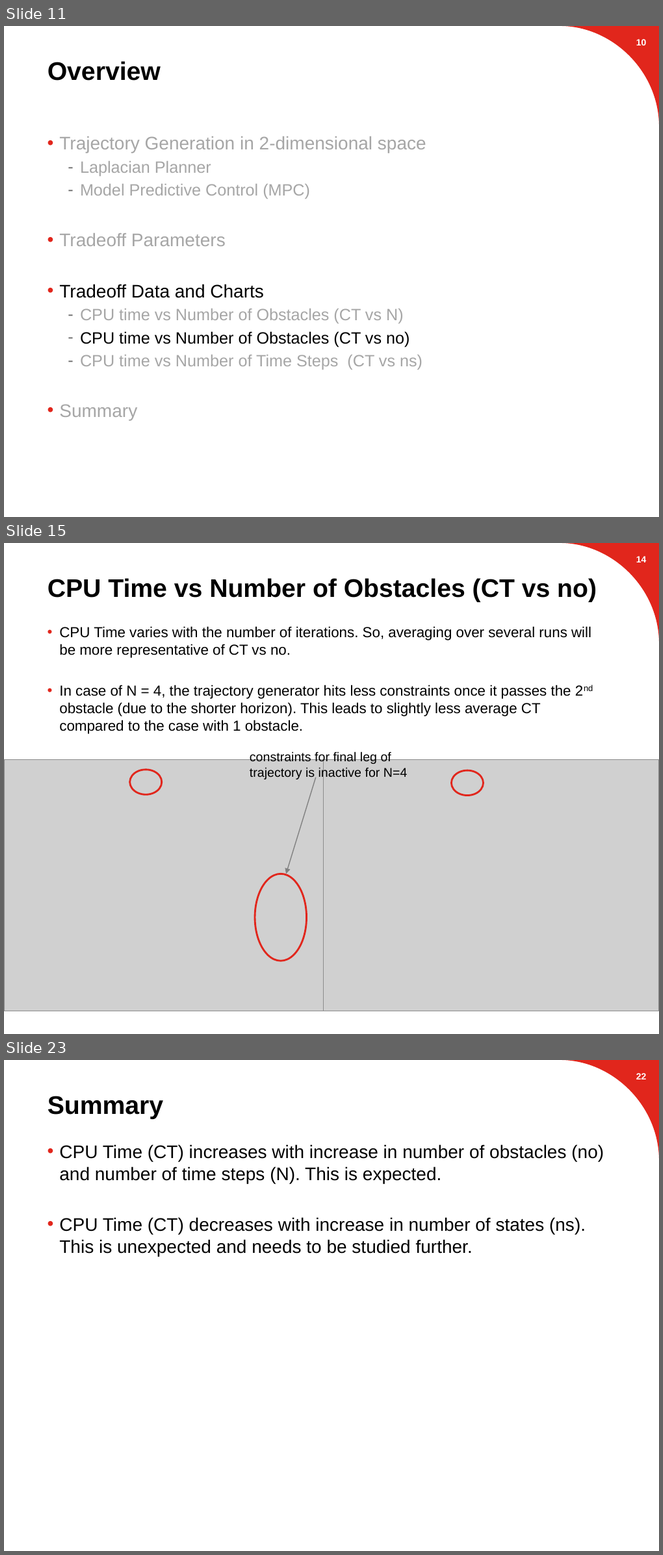
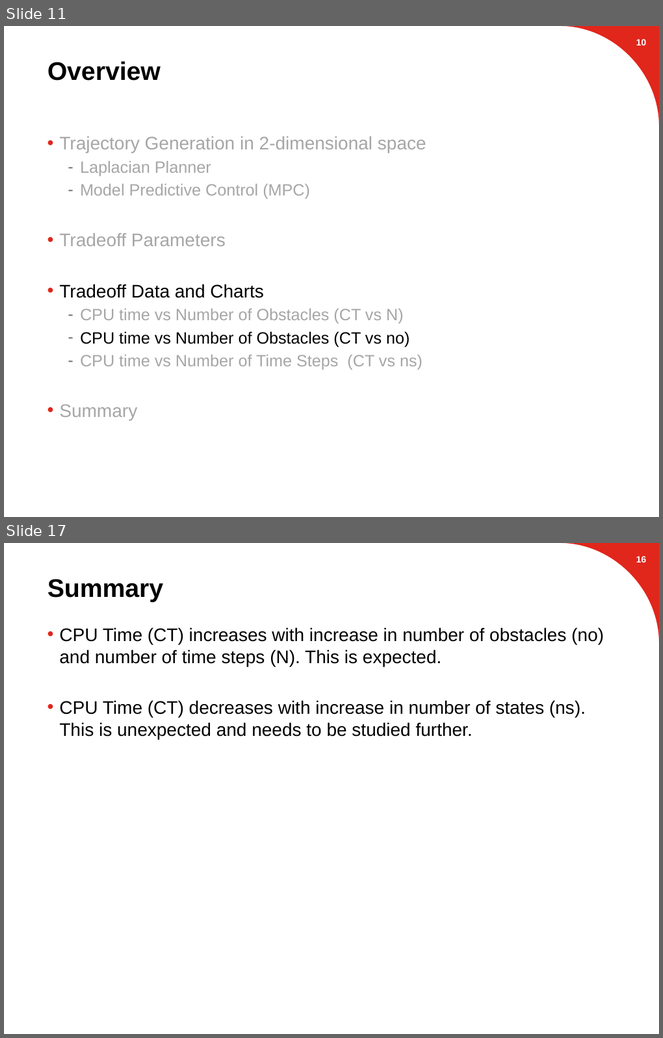
Before and after one commit to suvoganguli/GIG-MPC-Laplacian, a slide deck: 2D Results (03-19-2018).pptx. Shown one above the other, each under a label of ours: slides 11, 15 and 23 before the commit, slides 11 and 17 after it; the slides between them are not shown. The pictures are 663x1555 and 663x1038 pixels, drawn with LibreOffice and Linux fonts; fonts in the diff are those of the drawing; grey boxes stand for pictures; background and template pictures are left out. Boxes give left, top, right and bottom in pixels: in the first picture for what was removed or moved away, otherwise in the second. Text is boxed around its words. In the diff, an @@ line names an element or a change of style, - is before the commit and + after.

```diff
--- a/2D Results (03-19-2018).pptx
+++ b/2D Results (03-19-2018).pptx
@@ slide 15 removed at [4, 543, 659, 1034], background #FFFFFF; not listed: 1 template element that a slide beside it also shows @@
@@ page number removed at [636, 556, 647, 563] @@
-14
@@ title removed at [48, 578, 597, 602] @@
-CPU Time vs Number of Obstacles (CT vs no)
@@ text removed at [59, 626, 592, 734] @@
-• CPU Time varies with the number of iterations. So, averaging over several runs will be more representative of CT vs no.
-• In case of N = 4, the trajectory generator hits less constraints once it passes the 2nd obstacle (due to the shorter horizon). This leads to slightly less average CT compared to the case with 1 obstacle.
@@ text removed at [250, 752, 408, 780] @@
-constraints for final leg of trajectory is inactive for N=4
@@ picture removed at [4, 760, 339, 1012] @@
@@ ellipse removed at [130, 770, 162, 795] @@
@@ picture removed at [324, 760, 659, 1012] @@
@@ ellipse removed at [451, 771, 484, 795] @@
@@ arrow removed from (316, 778) to (286, 874) @@
@@ ellipse removed at [255, 874, 307, 961] @@
@@ what was slide 23 is now slide 17 @@
@@ page number at [636, 556, 647, 563]: text changed @@
-22
+16
```
Also in this commit, not shown: 7 slides changed, 5 other slides removed, 1 other file.
